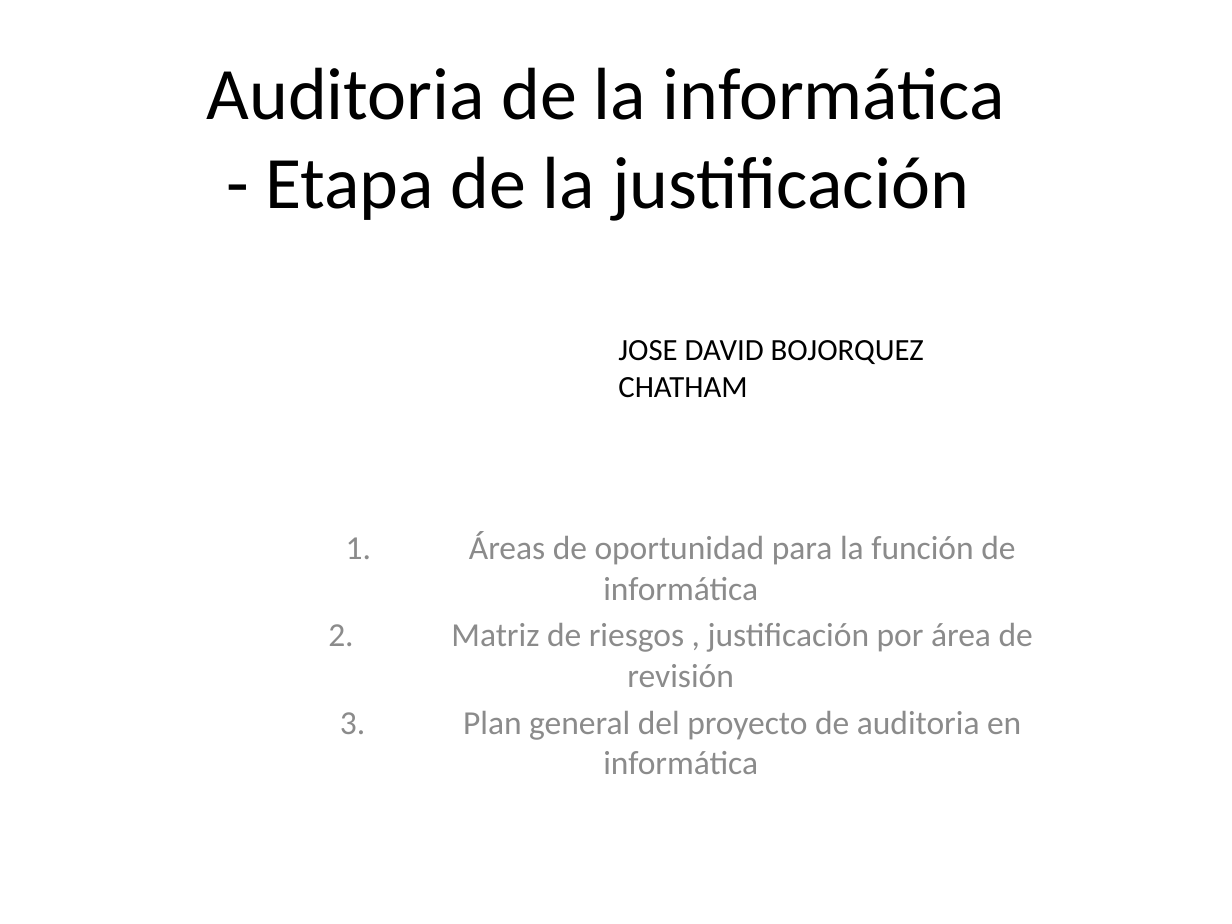
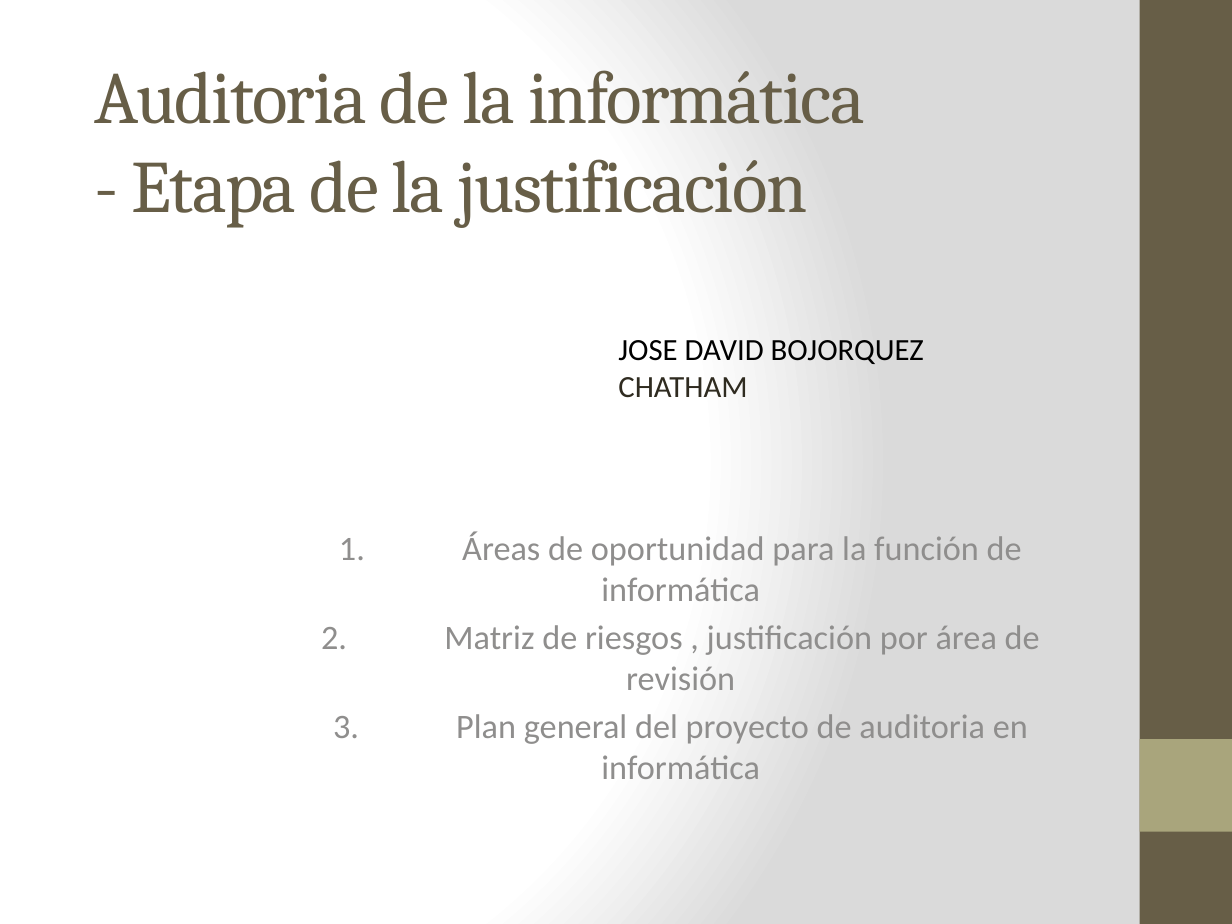
Before and after one commit to lc850/auditoria, a slide deck: slide 1 of 7 - Etapa de la justificación.pptx. Drawn at 1232x924 pixels with LibreOffice and Linux fonts; fonts in the diff are those of the drawing. Boxes give left, top, right and bottom in pixels: in the first picture for what was removed or moved away, otherwise in the second. Text is boxed around its words. In the diff, an @@ line names an element or a change of style, - is before the commit and + after.

```diff
--- a/7 - Etapa de la justificación.pptx
+++ b/7 - Etapa de la justificación.pptx
@@ background #FFFFFF to gradient #FFFFFF to #DADADA @@
@@ rectangle added at (x1=1140, y1=0, x2=1232, y2=924), fill #675E47 @@
@@ title "Auditoria de la informática - ..." at (x1=95, y1=70, x2=865, y2=228): font Calibri to Cambria, text colour #000000 to #675E47, letter spacing 0 to -1 pt; alignment centre to left; vertical alignment middle to bottom @@
@@ text "JOSE DAVID BOJORQUEZ CHATHAM" at (x1=618, y1=340, x2=924, y2=398): text colour #000000 to #2F2B20 in "CHATHAM" @@
@@ subtitle "1. Áreas de oportunidad para ..." at (x1=339, y1=532, x2=1040, y2=744): size 19.6 to 20 pt, text colour #8C8C8C to #8F8F8D @@
@@ rectangle added at (x1=1140, y1=739, x2=1232, y2=832), fill #A9A57C @@
```
Also in this commit, not shown: 7 other slides changed, 2 other files.
